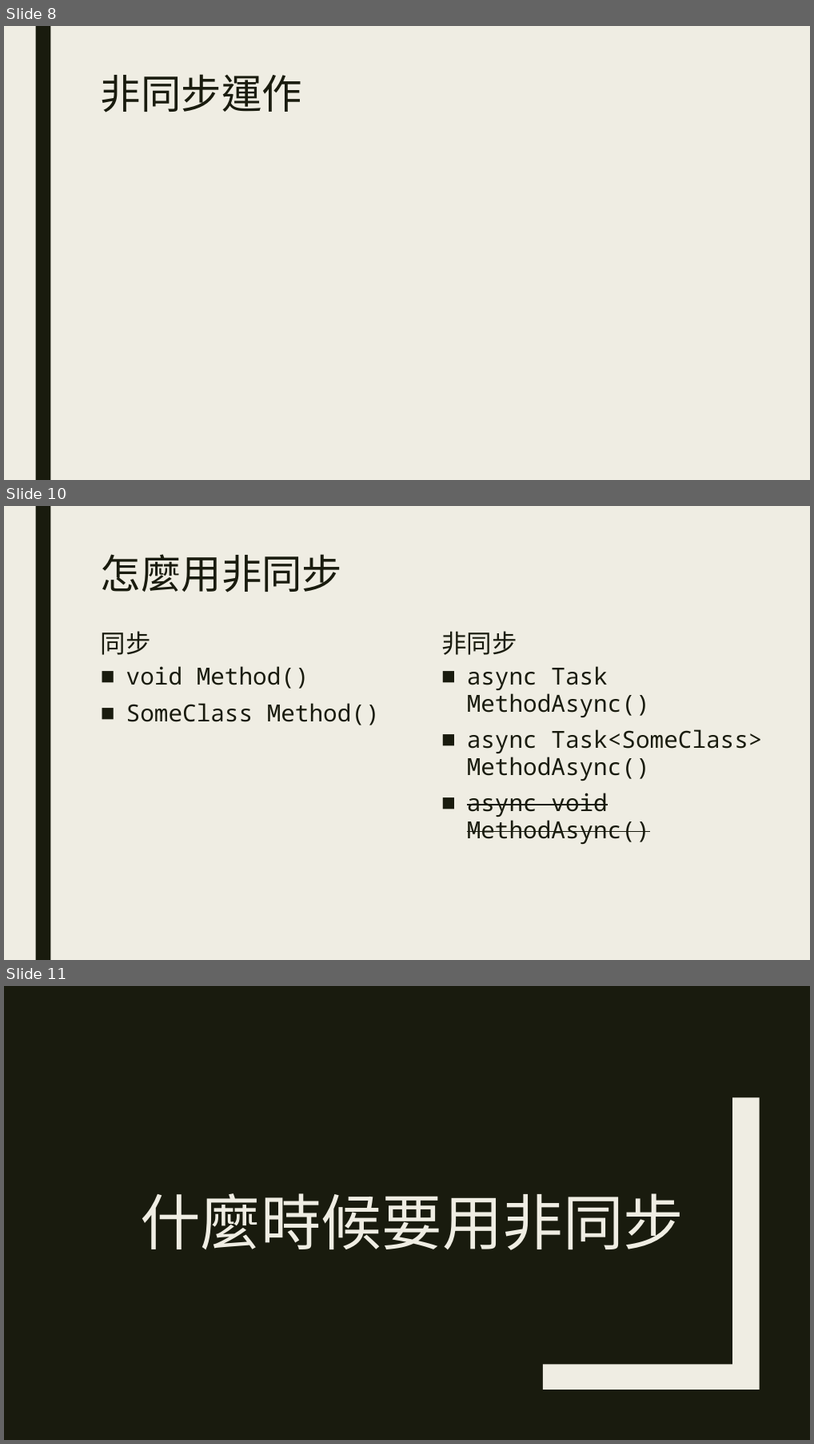
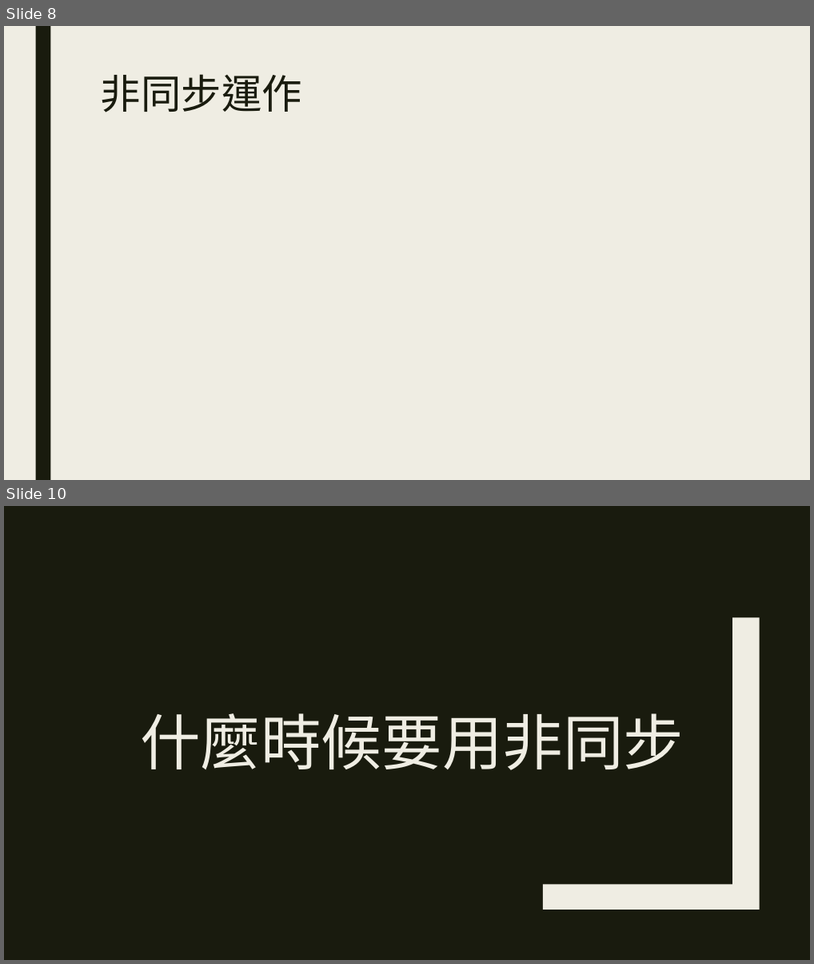
Before and after one commit to ryans610/.NET-Async-Basic, a slide deck: .NET非同步入門.pptx. Shown one above the other, each under a label of ours: slides 8, 10 and 11 before the commit, slides 8 and 10 after it; the slides between them are not shown. The pictures are 814x1444 and 814x964 pixels, drawn with LibreOffice and Linux fonts; fonts in the diff are those of the drawing. Boxes give left, top, right and bottom in pixels: in the first picture for what was removed or moved away, otherwise in the second. Text is boxed around its words. In the diff, an @@ line names an element or a change of style, - is before the commit and + after.

```diff
--- a/.NET非同步入門.pptx
+++ b/.NET非同步入門.pptx
@@ slide 10 removed at box(4, 506, 810, 960), background #EFEDE3; not listed: 1 template element that a slide beside it also shows @@
@@ title removed at box(101, 554, 342, 592) @@
-怎麼用非同步
@@ text removed at box(101, 631, 151, 655) @@
-同步
@@ text removed at box(442, 631, 517, 655) @@
-非同步
@@ text removed at box(126, 666, 380, 725) @@
-■ void Method()
-■ SomeClass Method()
@@ text removed at box(467, 666, 762, 844) @@
-■ async Task MethodAsync()
-■ async Task<SomeClass> MethodAsync()
-■ async void MethodAsync()
@@ what was slide 11 is now slide 10 @@
```
Also in this commit, not shown: 4 slides changed, 1 slide added.
